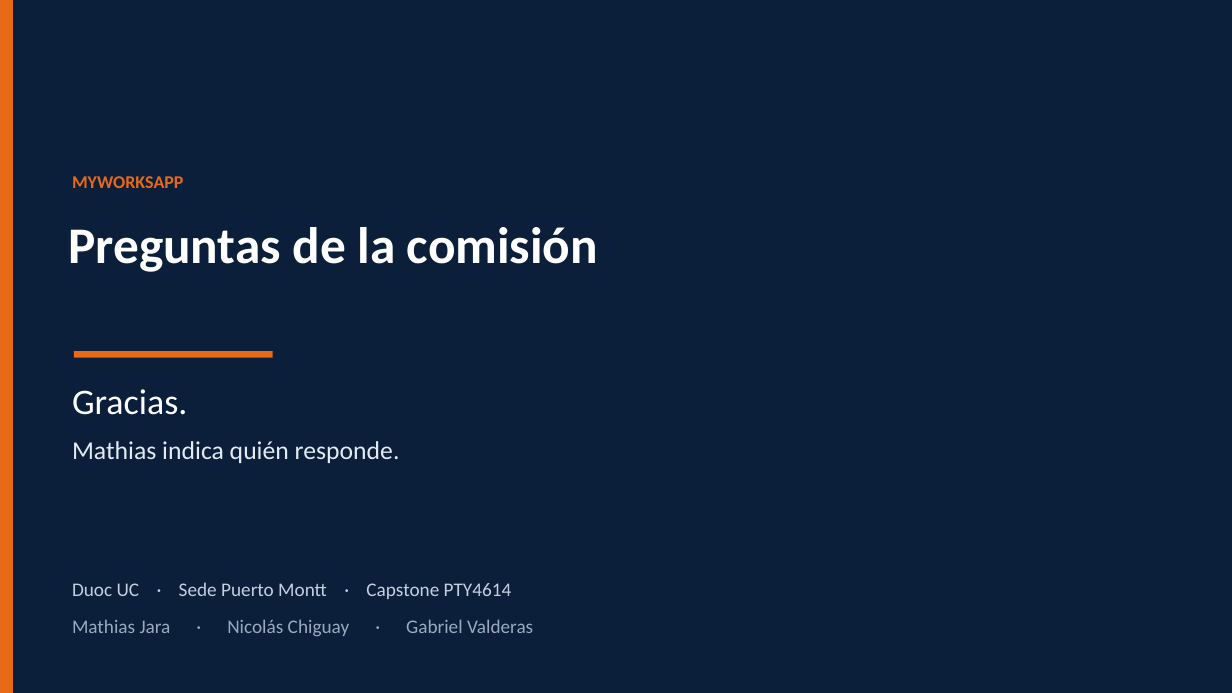
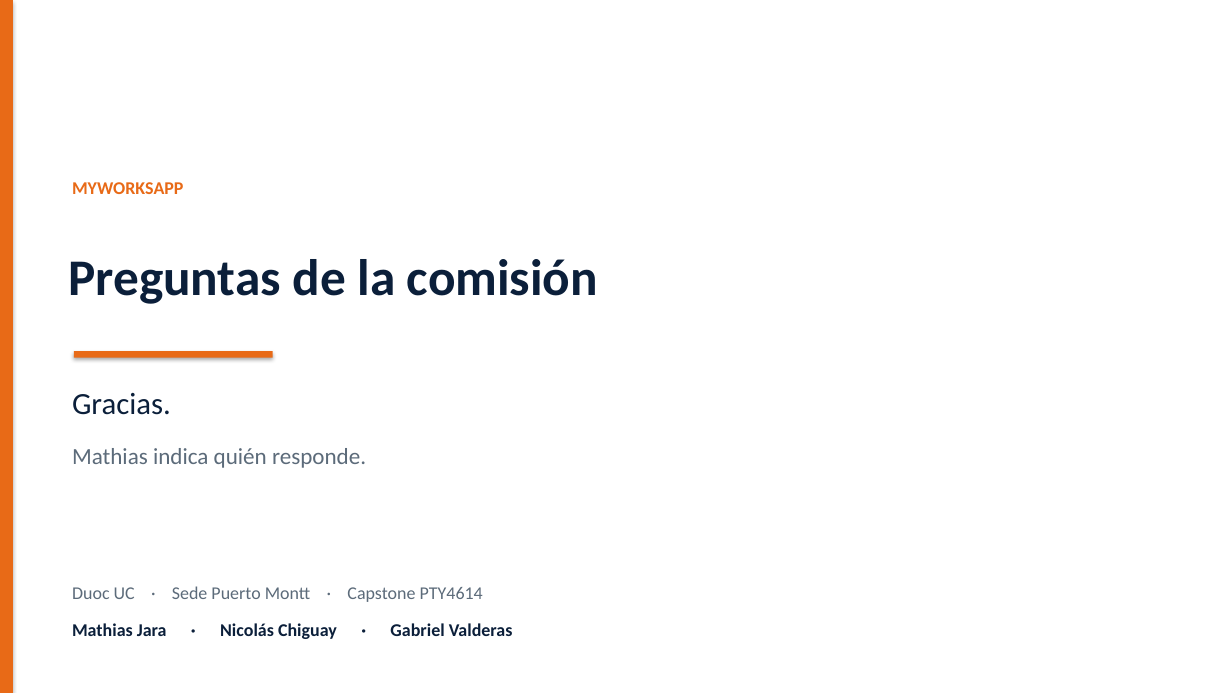
Before and after one commit to nicoussj/Proyecto-Titulo-MyWorksApp, a slide deck: slide 15 of Fase 2/Presentacion_final_MyWorksApp.pptx (slide 13 before the commit). Drawn at 1232x693 pixels with LibreOffice and Linux fonts; fonts in the diff are those of the drawing. Boxes give left, top, right and bottom in pixels: in the first picture for what was removed or moved away, otherwise in the second. Text is boxed around its words. In the diff, an @@ line names an element or a change of style, - is before the commit and + after.

```diff
--- a/Fase 2/Presentacion_final_MyWorksApp.pptx
+++ b/Fase 2/Presentacion_final_MyWorksApp.pptx
@@ background #0B1F3A to #FFFFFF @@
@@ rectangle at [0,0,13,693]: shadow on @@
@@ text "MYWORKSAPP" at [72,182,184,194]: vertical alignment top to middle @@
@@ text "Preguntas de la comisión" at [68,259,598,304]: text colour #FFFFFF to #0B1F3A; vertical alignment top to middle @@
@@ rectangle at [74,351,273,358]: shadow on @@
@@ text "Gracias." at [72,393,171,415]: size 28 to 24 pt, text colour #FFFFFF to #0B1F3A; vertical alignment top to middle @@
@@ text "Mathias indica quién responde." at [72,448,366,468]: size 20 to 18 pt, text colour #E4EAF2 to #5C6B7A; vertical alignment top to middle @@
@@ text "Duoc UC · Sede Puerto ..." at [72,586,483,602]: size 15 to 14 pt, text colour #C5D0DE to #5C6B7A; vertical alignment top to middle @@
@@ text "Mathias Jara · Nicolás Chiguay ..." at [72,623,513,639]: size 15 to 14 pt, text colour #9AABC0 to #0B1F3A, bold on; vertical alignment top to middle @@
```
Also in this commit, not shown: 10 other slides changed, 4 slides added, 2 slides removed, 3 other files.
